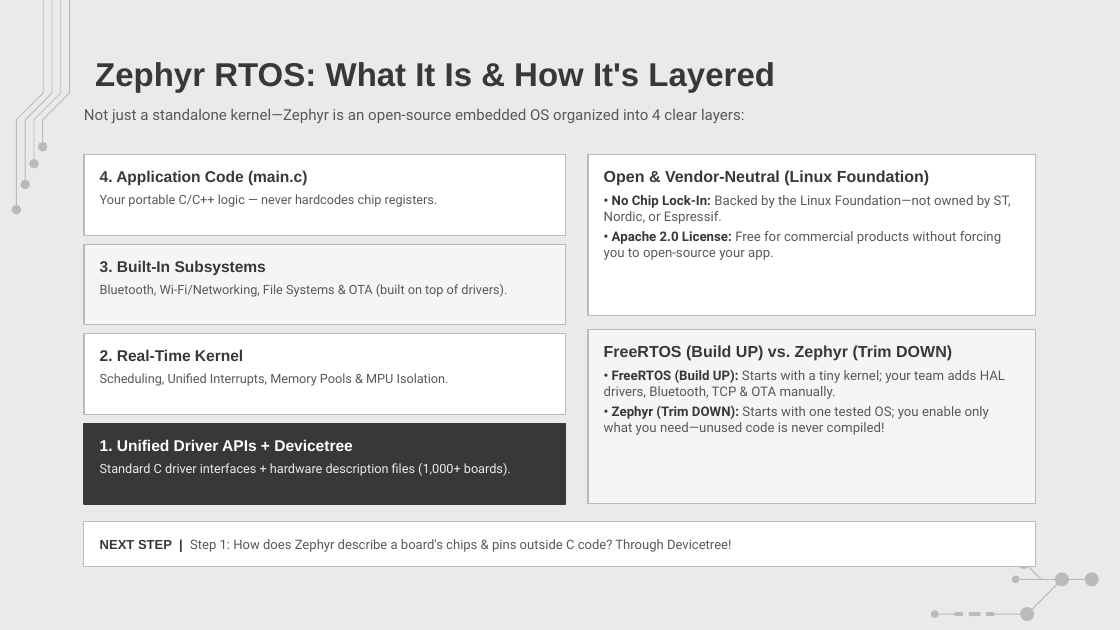
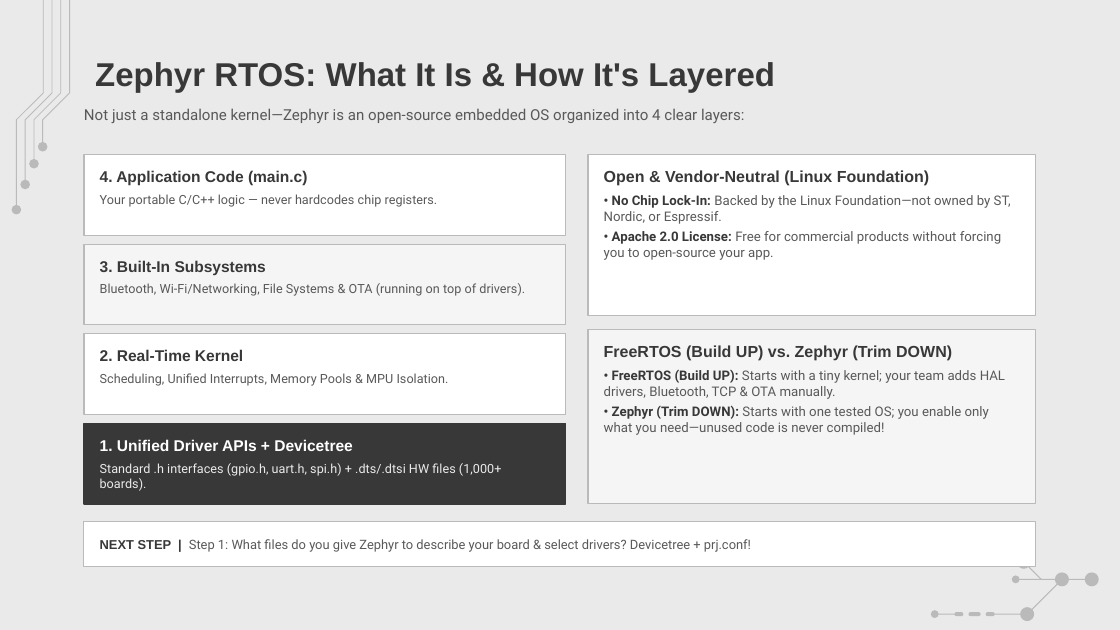
Before and after one commit to amrsaeedcse/zephyr-vs-freertos-presentation, a slide deck: slide 14 of Zephyr_RTOS_vs_FreeRTOS.pptx. Drawn at 1120x630 pixels with LibreOffice and Linux fonts; fonts in the diff are those of the drawing; background and template pictures are left out. Boxes give left, top, right and bottom in pixels: in the first picture for what was removed or moved away, otherwise in the second. Text is boxed around its words. In the diff, an @@ line names an element or a change of style, - is before the commit and + after.

```diff
--- a/Zephyr_RTOS_vs_FreeRTOS.pptx
+++ b/Zephyr_RTOS_vs_FreeRTOS.pptx
@@ text in rectangle at bbox=[100, 194, 438, 207]: size 8.2 to 8.1 pt in "Your portable C/C++ logic — never hardcodes ..." @@
@@ text in rectangle at bbox=[100, 283, 525, 296]: text changed; size 8.2 to 8.1 pt @@
-Bluetooth, Wi-Fi/Networking, File Systems & OTA (built on top of drivers).
+Bluetooth, Wi-Fi/Networking, File Systems & OTA (running on top of drivers).
@@ text in rectangle at bbox=[100, 373, 449, 386]: size 8.2 to 8.1 pt in "Scheduling, Unified Interrupts, Memory Pools & MPU ..." @@
@@ text in rectangle at bbox=[100, 463, 501, 491]: text changed; size 8.2 to 8.1 pt @@
-Standard C driver interfaces + hardware description files (1,000+ boards).
+Standard .h interfaces (gpio.h, uart.h, spi.h) + .dts/.dtsi HW files (1,000+ boards).
@@ text in rectangle at bbox=[100, 539, 751, 552]: text changed; size 8.4 to 8.3 pt @@
-NEXT STEP | Step 1: How does Zephyr describe a board's chips & pins outside C code? Through Devicetree!
+NEXT STEP | Step 1: What files do you give Zephyr to describe your board & select drivers? Devicetree + prj.conf!
```
Also in this commit, not shown: 12 other slides changed, 6 other files.
